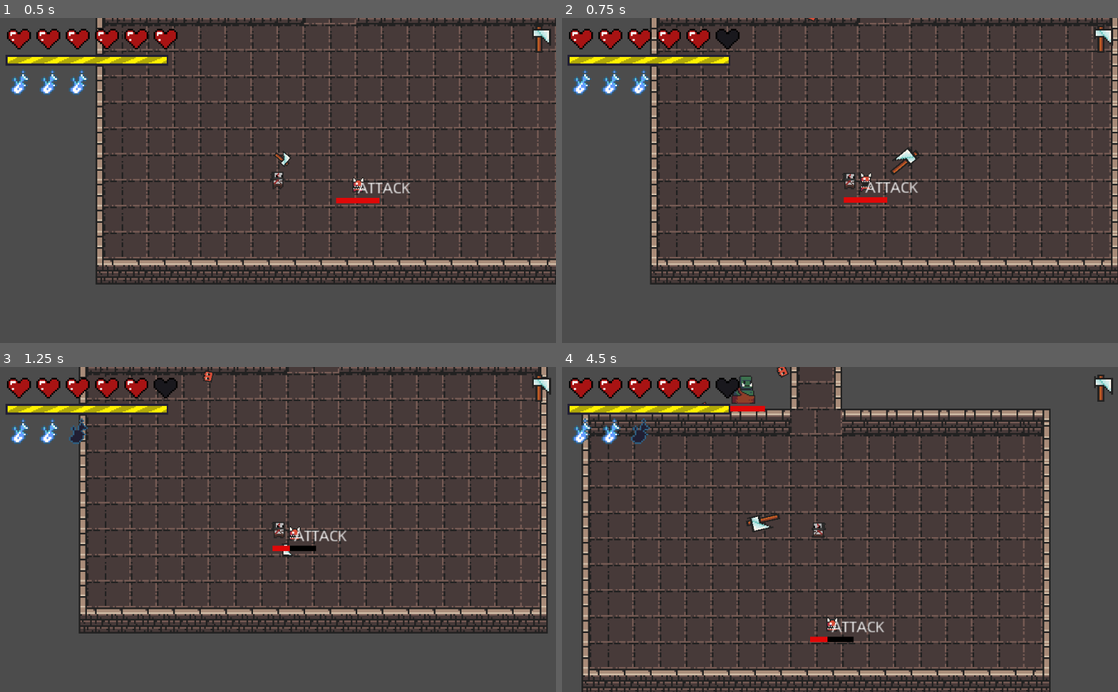
Above: before the commit, frames 1-4 (two rows, left to right).
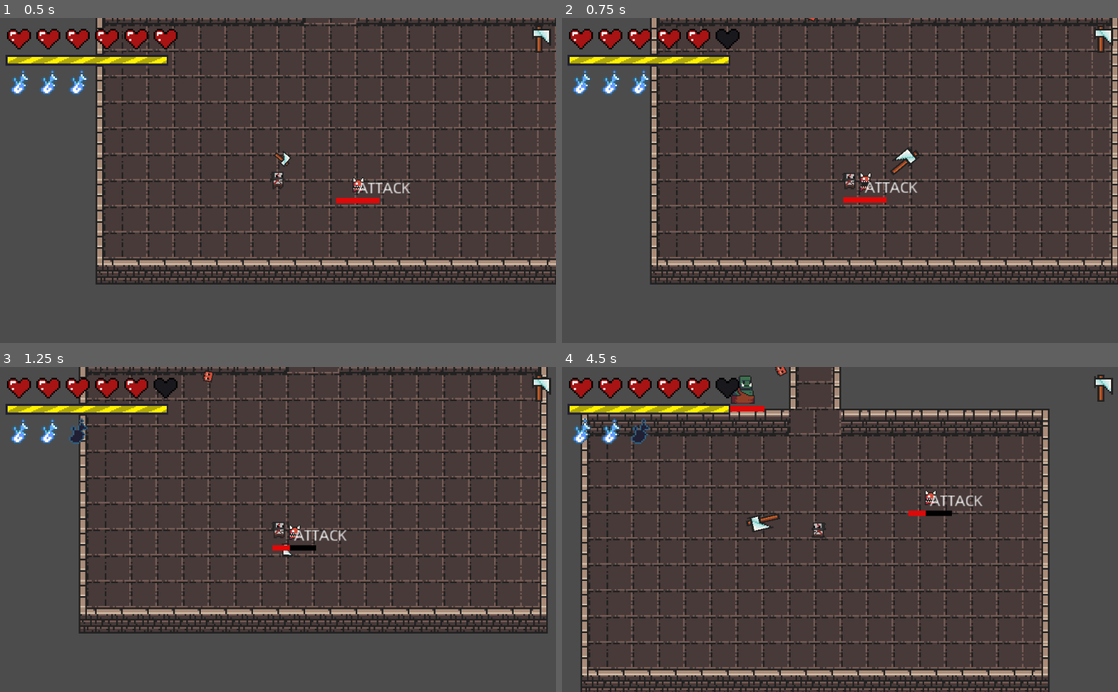
Above: after the commit, the same moments.

Repository: renzoventura/god-of-war
Game: Godot game, scene res://scenes/level/LEVELS/Level1.tscn
The game is run twice, just before and just after one commit, with the same random seed, the same clock (stepped at 60 frames per second) and the same inputs.
Inputs (mouse positions are in pixels of both pictures, inside the frame that each line leads up to):
- Up to frame 1 (0.5 s): no input
- Up to frame 2 (0.75 s): move the mouse to (962, 164) at 0.52 s; hold D (right) from 0.53 s (still down); click (962, 164) at 0.6 s
- Up to frame 3 (1.25 s): keep holding D (right)
- Up to frame 4 (4.5 s): move the mouse to (728, 545) at 1.27 s; release D (right) at 1.28 s; hold S (down) 1.28-2.03 s; click (728, 545) at 1.35 s; move the mouse to (895, 458) at 2.02 s; hold D (right) 2.03-2.78 s; tap Space (dash) at 2.1 s; click (895, 458) at 2.3 s; move the mouse to (812, 594) at 2.77 s; hold W (up) 2.78-3.53 s; right-click (812, 594) at 2.85 s; click (812, 594) at 3.05 s; move the mouse to (1006, 578) at 3.52 s; hold A (left) from 3.53 s (still down); click (1006, 578) at 3.6 s; move the mouse to (673, 480) at 4.27 s; click (673, 480) at 4.35 s

Frame 1 is identical in both runs. In frame 2, 0.2% of the frame differs, in the area x 50-64%, y 47-57%; in frame 3, 0.2%; in frame 4, 10%, in the area x 3-88%, y 0-100%.

Commit message:
fix basher code

Diff:
--- a/scenes/enemy/BasherEnemy.gd
+++ b/scenes/enemy/BasherEnemy.gd
@@ -1,99 +1,50 @@
 extends "res://scenes/enemy/Enemy.gd"
-
-var player = null
-export var SPEED:int = 30
-const BASH_SPEED = 200
-
-var charge_timer_lenght_list = [0.5]
-
-onready var animationPlayer = $"AnimationPlayer"
-onready var bashTimer = $"BashTimer"
-onready var chargeTimer = $"ChargeTimer"
-onready var coolDownTimer = $"CoolDownTimer"
-onready var attackHitBoxShape = $"AttackHitBox/CollisionShape2D"
-var is_bashing:bool = false
-var is_done_charging: bool = false
-var last_player_position;
-var resting = false
 
 signal animate_bashing
 signal animate_idle
 signal animate_hurt
 
+const BASH_SPEED = 200
+
+onready var animationPlayer = $"AnimationPlayer"
+onready var attackHitBoxShape = $"AttackHitBox/CollisionShape2D"
+
+export var SPEED:int = 30
+
+var last_player_position;
+var player = null
+
 func attack_feature():
 	randomize()
-#	if(true):
-	if(!resting):
-		if(!is_bashing):
-			attackHitBoxShape.disabled = true
-			SPEED = 30
-			chase_player()
-			animate_idle()
-		else:
-			attackHitBoxShape.disabled = false
-			bash_attack()
-	else:
-		SPEED = 15
-		animate_idle()
-		chase_player()
-		pass
+	bash_attack()
 
 func chase_player():
 	player = get_tree().get_root().find_node("Player", true, false)
 	var player_direction = player.position - self.position
 	move_and_slide(SPEED * player_direction.normalized())
 
-
 func bash_attack():
 	SPEED = BASH_SPEED
 	var player = get_tree().get_root().find_node("Player", true, false)
 	var player_direction = last_player_position
-	if(is_done_charging):
-		chargeTimer.start()
-		print("DONE CHARGING")
-		animate_bashing()
-		move_and_slide(SPEED * player_direction.normalized())
-	else:
-		print("CHARGING")
-		animate_idle()
-
-func get_target()->Vector2:
-	var player = get_tree().get_root().find_node("Player", true, false)
-	var player_direction = (player.global_position)
-	return player_direction + Vector2(0,-2)
+	animate_bashing()
+	move_and_slide(SPEED * player_direction.normalized())
 
 func _on_AttackRange2_body_entered(body):
-	if (state == ATTACK and !is_bashing):
-		is_done_charging = true
+	if (state == ATTACK):
 		player = get_tree().get_root().find_node("Player", true, false)
 		last_player_position = player.position - self.position
-		is_bashing = true
-		chargeTimer.wait_time = charge_timer_lenght_list[randi() % charge_timer_lenght_list.size()]
-		chargeTimer.start()
-		bashTimer.start()
 
 func _on_AttackRange2_body_exited(body):
 	pass # Replace with function body.
 
-func _on_BashTimer_timeout():
-	is_bashing = false
-	is_done_charging = false
-	resting = false
-	coolDownTimer.start()
-
-func _on_ChargeTimer_timeout():
-	is_done_charging = true
-
-func _on_CoolDownTimer_timeout():
-	resting = false
-	is_bashing = true
-
 func _on_AttackHitBox_body_entered(body):
 	if(body.name == "Player"):
-		resting = true
-		coolDownTimer.start()
+		print("HIT PLAYER")
 	elif(body.name == "TileMap"):
-		is_bashing = false
+		print("HIT TILEMAP")
+		player = get_tree().get_root().find_node("Player", true, false)
+		last_player_position = player.position - self.position
 		state = IDLE
 
 func idle_feature():
--- a/scenes/enemy/BasherEnemy.tscn
+++ b/scenes/enemy/BasherEnemy.tscn
@@ -54,7 +54,7 @@
 }
 
 [sub_resource type="CircleShape2D" id=1]
-radius = 151.132
+radius = 320.713
 
 [sub_resource type="CircleShape2D" id=2]
 
@@ -85,10 +85,13 @@
 visible = true
 
 [node name="DectectionZone" parent="AI" index="0"]
+visible = true
 scale = Vector2( 3, 3 )
 
+[node name="CollisionShape2D" parent="AI/DectectionZone" index="0"]
+visible = false
+
 [node name="AttackRange" type="Node2D" parent="." index="7"]
-visible = false
 
 [node name="AttackRange2" type="Area2D" parent="AttackRange" index="0"]
 collision_layer = 0
@@ -106,23 +109,9 @@
 
 [node name="AnimationPlayer" type="AnimationPlayer" parent="." index="9"]
 anims/BashAttack = SubResource( 3 )
-
-[node name="CoolDownTimer" type="Timer" parent="." index="10"]
-wait_time = 2.0
-one_shot = true
-
-[node name="ChargeTimer" type="Timer" parent="." index="11"]
-one_shot = true
-
-[node name="BashTimer" type="Timer" parent="." index="12"]
-wait_time = 1.5
-one_shot = true
 [connection signal="animate_bashing" from="." to="Sprite/BasherSpritePlayer" method="_on_BasherEnemy_animate_bashing"]
 [connection signal="animate_hurt" from="." to="Sprite/BasherSpritePlayer" method="_on_BasherEnemy_animate_hurt"]
 [connection signal="animate_idle" from="." to="Sprite/BasherSpritePlayer" method="_on_BasherEnemy_animate_idle"]
 [connection signal="body_entered" from="AttackRange/AttackRange2" to="." method="_on_AttackRange2_body_entered"]
 [connection signal="body_exited" from="AttackRange/AttackRange2" to="." method="_on_AttackRange2_body_exited"]
 [connection signal="body_entered" from="AttackHitBox" to="." method="_on_AttackHitBox_body_entered"]
-[connection signal="timeout" from="CoolDownTimer" to="." method="_on_CoolDownTimer_timeout"]
-[connection signal="timeout" from="ChargeTimer" to="." method="_on_ChargeTimer_timeout"]
-[connection signal="timeout" from="BashTimer" to="." method="_on_BashTimer_timeout"]
